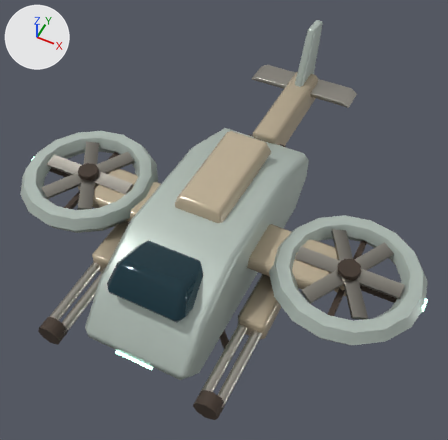
One commit to the glTF model github-io/public/models/hawk.glb: the scene before it, then after it.
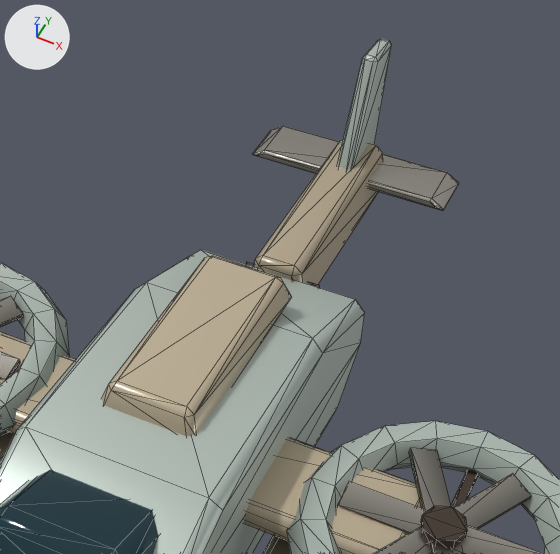
Old and new are each drawn whole from a camera (50 mm lens) standing at (1.8, -3.36, 5.27) and looking at (-0.03, 0.29, 0.71) and again close up on the part from 27% to 91% of the width and 0% to 64% of the height. Arrows for +X, +Y and +Z are at upper left; the lights stay in place. The last two pictures show the newer version. The close-ups show mesh edges as thin lines. Where no turn or scale is listed for an object, it has been applied to the vertices.

Script lines for the objects in view, before the commit:
```python
me_canopy = bpy.data.meshes.new('Canopy')
me_canopy.from_pydata(...)  # 24 vertices, 44 faces; spans x -0.357..0.357, y -1.208..-0.491, z 0.951..1.412
me_canopy.materials.append(mat_glass)
me_rotor_blades = bpy.data.meshes.new('Rotor_blades')
me_rotor_blades.from_pydata(...)  # 24 vertices, 36 faces; spans x -0.46..0.46, y -0.432..0.432, z -0.028..0.028
me_rotor_blades.materials.append(mat_steel)
me_rotor_blades_001 = bpy.data.meshes.new('Rotor_blades.001')
me_rotor_blades_001.from_pydata(...)  # 24 vertices, 36 faces; spans x -0.46..0.46, y -0.432..0.432, z -0.028..0.028
me_rotor_blades_001.materials.append(mat_steel)
ob_canopy = bpy.data.objects.new('Canopy', me_canopy)
ob_canopy.location = (0.0, 0.0, 0.0)
ob_rotor_blades = bpy.data.objects.new('Rotor_blades', me_rotor_blades)
ob_rotor_blades.location = (-1.32, -0.05, 1.06)
ob_rotor_blades_001 = bpy.data.objects.new('Rotor_blades.001', me_rotor_blades_001)
ob_rotor_blades_001.location = (1.32, -0.05, 1.06)
# also in view: 'Fan_ducts' at (0.0, -0.05, 1.0); 'Stabiliser' at (0.0, 2.25, 1.05); 'Fuselage' at (0.0, -0.11, 0.93); 'Spine' at (0.0, 0.25, 1.38); 'Rotor_hub.001' at (1.32, -0.05, 1.08)
```
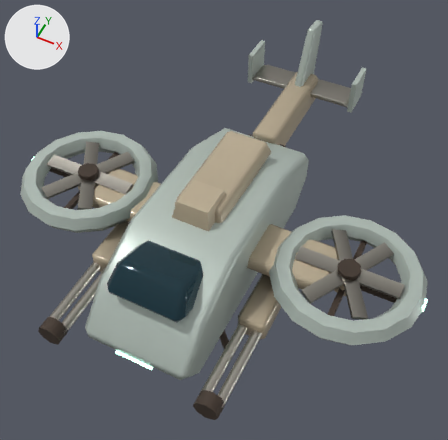
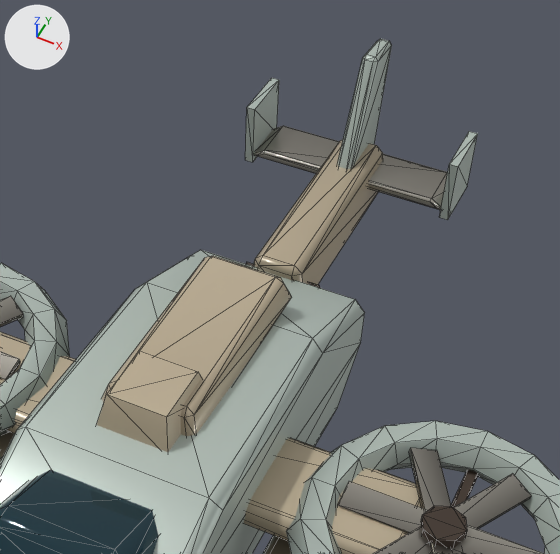
Changed parts and their boxes (x1, y1, x2, y2) in the close-ups (560 x 554 px):
```json
{"object": "Intake", "change": "added", "after": [96, 351, 202, 452], "on screen": "beige"}
{"object": "Tail_plates", "change": "added", "after": [245, 78, 478, 220]}
```

The change, as JSON lines over the scene's bpy script:
```json
{"op": "add", "block": "me_intake", "code": ["me_intake = bpy.data.meshes.new('Intake')", "me_intake.from_pydata(...)  # 8 vertices, 12 faces; spans x -0.18..0.18, y -0.41..0.01, z 1.33..1.51", "me_intake.materials.append(mat_armor)"]}
{"op": "add", "block": "me_tail_plates", "code": ["me_tail_plates = bpy.data.meshes.new('Tail_plates')", "me_tail_plates.from_pydata(...)  # a box spanning x -0.625..-0.575, y 2.1..2.44, z 0.98..1.34; a box spanning x 0.575..0.625, y 2.1..2.44, z 0.98..1.34", "me_tail_plates.materials.append(mat_team)"]}
{"op": "add", "block": "ob_intake", "code": ["ob_intake = bpy.data.objects.new('Intake', me_intake)", "ob_intake.location = (0.0, 0.0, 0.0)"]}
{"op": "add", "block": "ob_tail_plates", "code": ["ob_tail_plates = bpy.data.objects.new('Tail_plates', me_tail_plates)", "ob_tail_plates.location = (0.0, 0.0, 0.0)"]}
```
